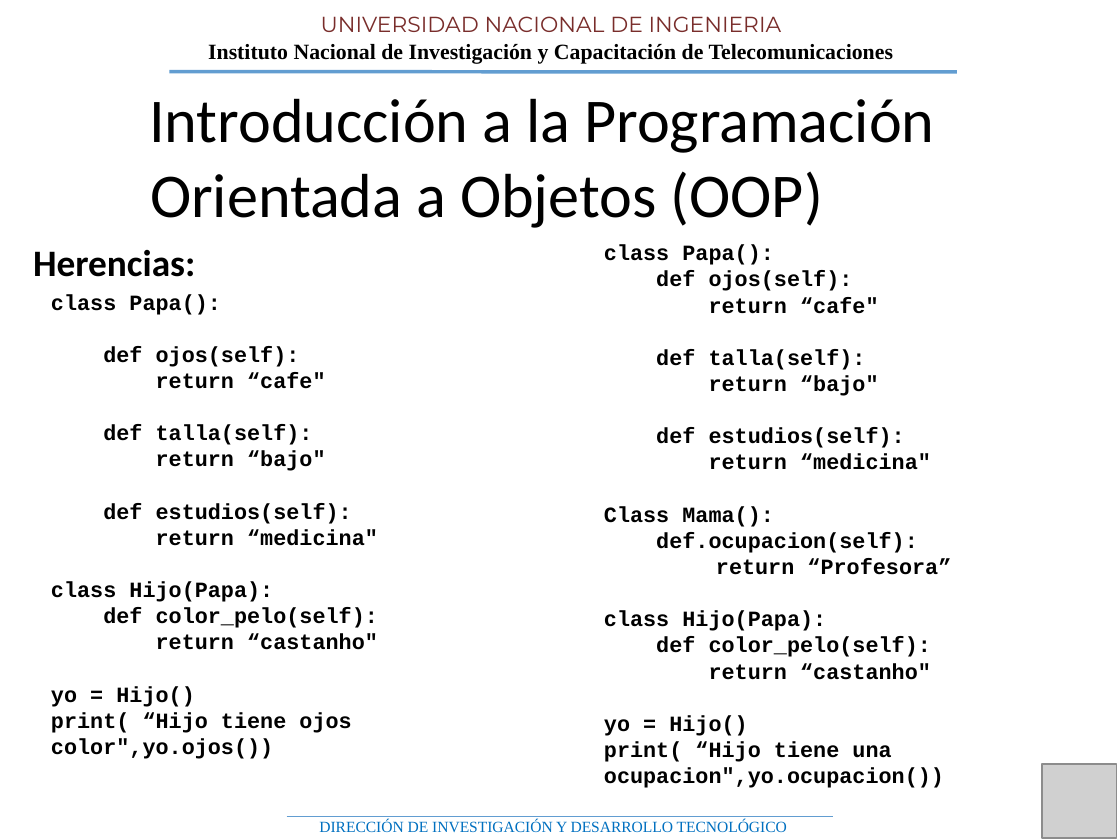
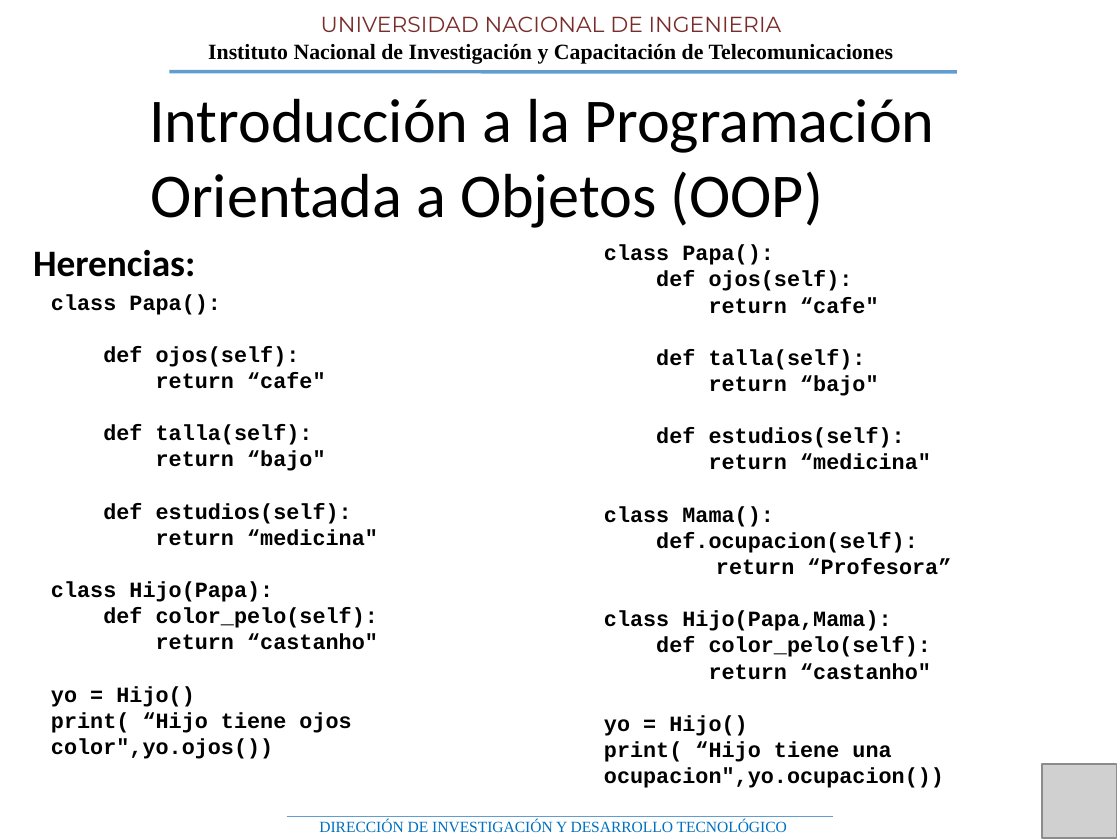
Before and after one commit to AngeloM15/Curso_Python, a slide deck: slide 16 of Curso Python_clase 3.pptx. Drawn at 1120x840 pixels with LibreOffice and Linux fonts; fonts in the diff are those of the drawing; grey boxes stand for pictures; background and template pictures are left out. Boxes give left, top, right and bottom in pixels: in the first picture for what was removed or moved away, otherwise in the second. Text is boxed around its words. In the diff, an @@ line names an element or a change of style, - is before the commit and + after.

```diff
--- a/Curso Python_clase 3.pptx
+++ b/Curso Python_clase 3.pptx
@@ text at box(604, 506, 774, 527): text changed @@
-Class Mama():
+class Mama():
@@ text at box(604, 611, 891, 631): text changed @@
-class Hijo(Papa):
+class Hijo(Papa,Mama):
```
Also in this commit, not shown: 2 other slides changed, 1 slide removed.
